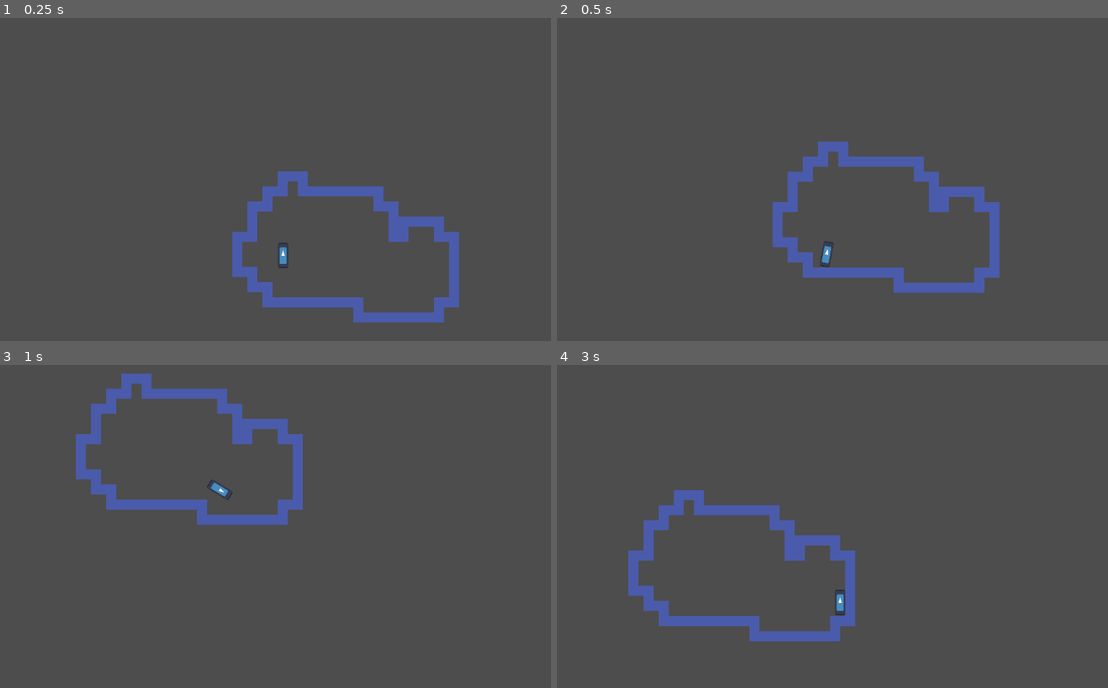
Above: before the commit, frames 1-4 (two rows, left to right).
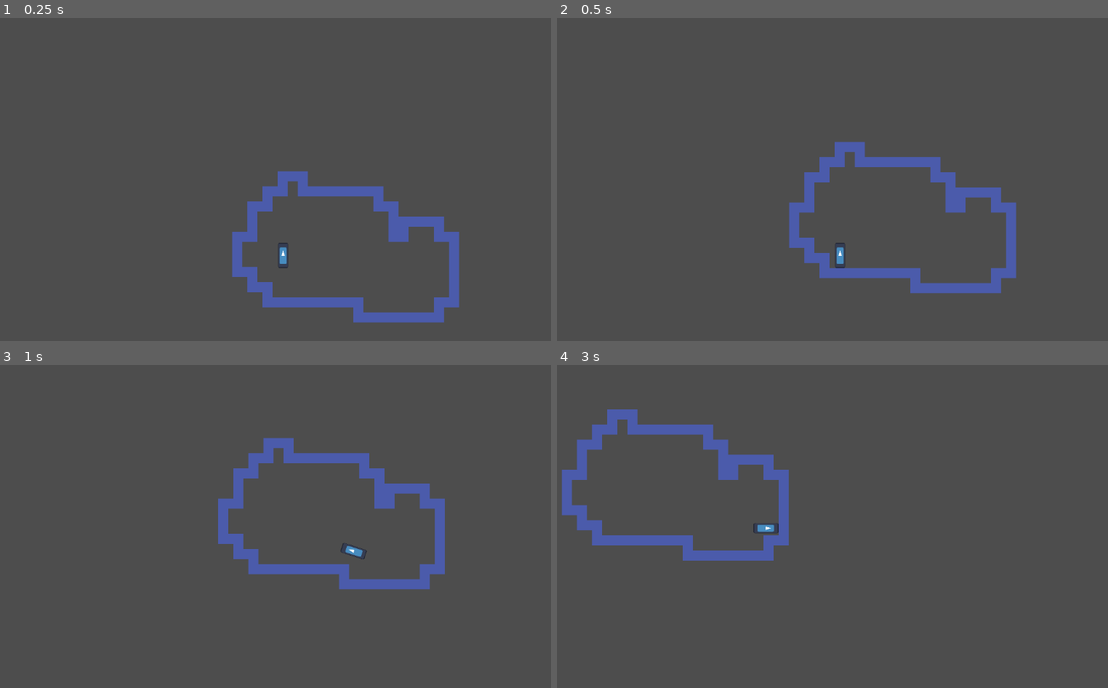
Above: after the commit, the same moments.

Repository: EGJ-25-Double/Platformer
Game: Godot game, scene res://map/Map.tscn
Two runs of this game, one before a commit and one after it. Both use one fixed random seed, a clock stepped at 60 frames per second and the inputs below. The engine's default icon, where the game draws it, is replaced by a stand-in: a white triangle on a blue panel in a dark square.
Inputs:
- Up to frame 1 (0.25 s): no input
- Up to frame 2 (0.5 s): no input
- Up to frame 3 (1 s): hold D (move_right) from 0.53 s (still down)
- Up to frame 4 (3 s): release D (move_right) at 1.28 s; hold A (move_left) 1.28-2.03 s; hold D (move_right) from 2.03 s (still down)

Frame 1 is identical in both runs. In frame 2, 4.8% of the frame differs, in the area x 39-84%, y 38-86%; in frame 3, 8.5%; in frame 4, 8.5%, in the area x 0-55%, y 13-86%.

Commit message:
fix map collision

Diff:
--- a/map/map.tres
+++ b/map/map.tres
@@ -8,41 +8,49 @@
 texture_region_size = Vector2i(3, 3)
 0:0/0 = 0
 0:0/0/terrain_set = 0
-0:0/0/physics_layer_0/polygon_0/points = PackedVector2Array(-1.5, -1.5, 0.487911, -1.5, 0.488281, 1.5, -1.5, 1.5)
+0:0/0/physics_layer_0/polygon_0/points = PackedVector2Array(-1.5, -1.5, 0.5, -1.5, 0.5, 1.5, -1.5, 1.5)
+0:0/0/physics_layer_0/polygon_0/one_way_margin = 0.0
 0:0/0/terrains_peering_bit/right_side = 0
 0:0/0/terrains_peering_bit/bottom_right_corner = 0
 0:0/0/terrains_peering_bit/top_right_corner = 0
 1:0/0 = 0
 1:0/0/terrain_set = 0
-1:0/0/physics_layer_0/polygon_0/points = PackedVector2Array(-1.5, -0.501412, 1.5, -0.476562, 1.5, 1.5, -1.5, 1.5)
+1:0/0/physics_layer_0/polygon_0/points = PackedVector2Array(-1.5, 1.5, -1.5, -0.5, 1.5, -0.5, 1.5, 1.5)
+1:0/0/physics_layer_0/polygon_0/one_way_margin = 0.0
 1:0/0/terrains_peering_bit/top_left_corner = 0
 1:0/0/terrains_peering_bit/top_side = 0
 1:0/0/terrains_peering_bit/top_right_corner = 0
 2:0/0 = 0
 2:0/0/terrain_set = 0
-2:0/0/physics_layer_0/polygon_0/points = PackedVector2Array(-1.5, -1.5, 0.470202, -1.5, 0.488462, -0.493027, 1.5, -0.493027, 1.5, 1.5, -1.5, 1.5)
+2:0/0/physics_layer_0/polygon_0/points = PackedVector2Array(1.5, 1.5, -1.5, 1.5, -1.5, -1.5, 0.5, -1.5, 0.5, -0.5, 1.5, -0.5)
+2:0/0/physics_layer_0/polygon_0/one_way_margin = 0.0
 2:0/0/terrains_peering_bit/top_right_corner = 0
 3:0/0 = 0
 3:0/0/terrain_set = 0
-3:0/0/physics_layer_0/polygon_0/points = PackedVector2Array(-1.5, -0.465636, -0.488462, -0.502157, -0.488462, -1.5, 1.5, -1.5, 1.5, 1.5, -1.5, 1.5)
+3:0/0/physics_layer_0/polygon_0/points = PackedVector2Array(1.5, -1.5, 1.5, 1.5, -1.5, 1.5, -1.5, -0.5, -0.5, -0.5, -0.5, -1.5)
+3:0/0/physics_layer_0/polygon_0/one_way_margin = 0.0
 3:0/0/terrains_peering_bit/top_left_corner = 0
 4:0/0 = 0
 4:0/0/terrain_set = 0
-4:0/0/physics_layer_0/polygon_0/points = PackedVector2Array(-1.5, -1.5, 1.5, -1.5, 1.5, 0.520417, 0.479332, 0.493027, 0.497592, 1.5, -1.5, 1.5)
+4:0/0/physics_layer_0/polygon_0/points = PackedVector2Array(-1.5, 1.5, -1.5, -1.5, 1.5, -1.5, 1.5, 0.5, 0.5, 0.5, 0.5, 1.5)
+4:0/0/physics_layer_0/polygon_0/one_way_margin = 0.0
 4:0/0/terrains_peering_bit/bottom_right_corner = 0
 5:0/0 = 0
 5:0/0/terrain_set = 0
-5:0/0/physics_layer_0/polygon_0/points = PackedVector2Array(-1.5, -1.5, 1.5, -1.5, 1.5, 1.5, -0.506722, 1.5, -0.515852, 0.520417, -1.5, 0.520417)
+5:0/0/physics_layer_0/polygon_0/points = PackedVector2Array(-1.5, -1.5, 1.5, -1.5, 1.5, 1.5, -0.5, 1.5, -0.5, 0.5, -1.5, 0.5)
+5:0/0/physics_layer_0/polygon_0/one_way_margin = 0.0
 5:0/0/terrains_peering_bit/bottom_left_corner = 0
 6:0/0 = 0
 6:0/0/terrain_set = 0
-6:0/0/physics_layer_0/polygon_0/points = PackedVector2Array(-0.497592, -1.5, 1.5, -1.5, 1.5, 1.5, -0.506722, 1.5)
+6:0/0/physics_layer_0/polygon_0/points = PackedVector2Array(1.5, 1.5, -0.5, 1.5, -0.5, -1.5, 1.5, -1.5)
+6:0/0/physics_layer_0/polygon_0/one_way_margin = 0.0
 6:0/0/terrains_peering_bit/bottom_left_corner = 0
 6:0/0/terrains_peering_bit/left_side = 0
 6:0/0/terrains_peering_bit/top_left_corner = 0
 7:0/0 = 0
 7:0/0/terrain_set = 0
-7:0/0/physics_layer_0/polygon_0/points = PackedVector2Array(-1.5, -1.5, 1.5, -1.5, 1.5, 0.502157, -1.5, 0.493027)
+7:0/0/physics_layer_0/polygon_0/points = PackedVector2Array(1.5, -1.5, 1.5, 0.5, -1.5, 0.5, -1.5, -1.5)
+7:0/0/physics_layer_0/polygon_0/one_way_margin = 0.0
 7:0/0/terrains_peering_bit/bottom_right_corner = 0
 7:0/0/terrains_peering_bit/bottom_side = 0
 7:0/0/terrains_peering_bit/bottom_left_corner = 0
@@ -51,7 +59,7 @@
 8:0/0/physics_layer_0/polygon_0/points = PackedVector2Array(-1.5, -1.5, 1.5, -1.5, 1.5, 1.5, -1.5, 1.5)
 9:0/0 = 0
 9:0/0/terrain_set = 0
-9:0/0/physics_layer_0/polygon_0/points = PackedVector2Array(-0.500348, -0.482468, 1.5, -0.481756, 1.47282, 1.5, -0.500348, 1.5)
+9:0/0/physics_layer_0/polygon_0/points = PackedVector2Array(-0.5, -0.5, 1.5, -0.5, 1.5, 1.5, -0.5, 1.5)
 9:0/0/physics_layer_0/polygon_0/one_way_margin = 0.0
 9:0/0/terrains_peering_bit/bottom_left_corner = 0
 9:0/0/terrains_peering_bit/left_side = 0
@@ -60,7 +68,7 @@
 9:0/0/terrains_peering_bit/top_right_corner = 0
 10:0/0 = 0
 10:0/0/terrain_set = 0
-10:0/0/physics_layer_0/polygon_0/points = PackedVector2Array(0.482468, -0.500348, 0.481756, 1.5, -1.5, 1.47282, -1.5, -0.500348)
+10:0/0/physics_layer_0/polygon_0/points = PackedVector2Array(0.5, -0.5, 0.5, 1.5, -1.5, 1.5, -1.5, -0.5)
 10:0/0/physics_layer_0/polygon_0/one_way_margin = 0.0
 10:0/0/terrains_peering_bit/right_side = 0
 10:0/0/terrains_peering_bit/bottom_right_corner = 0
@@ -69,7 +77,7 @@
 10:0/0/terrains_peering_bit/top_right_corner = 0
 11:0/0 = 0
 11:0/0/terrain_set = 0
-11:0/0/physics_layer_0/polygon_0/points = PackedVector2Array(-0.482468, 0.500348, -0.481756, -1.5, 1.5, -1.47282, 1.5, 0.500348)
+11:0/0/physics_layer_0/polygon_0/points = PackedVector2Array(-0.5, 0.5, -0.5, -1.5, 1.5, -1.5, 1.5, 0.5)
 11:0/0/physics_layer_0/polygon_0/one_way_margin = 0.0
 11:0/0/terrains_peering_bit/bottom_right_corner = 0
 11:0/0/terrains_peering_bit/bottom_side = 0
@@ -78,7 +86,7 @@
 11:0/0/terrains_peering_bit/top_left_corner = 0
 12:0/0 = 0
 12:0/0/terrain_set = 0
-12:0/0/physics_layer_0/polygon_0/points = PackedVector2Array(0.500348, 0.482468, -1.5, 0.481756, -1.47282, -1.5, 0.500348, -1.5)
+12:0/0/physics_layer_0/polygon_0/points = PackedVector2Array(0.5, 0.5, -1.5, 0.5, -1.5, -1.5, 0.5, -1.5)
 12:0/0/physics_layer_0/polygon_0/one_way_margin = 0.0
 12:0/0/terrains_peering_bit/right_side = 0
 12:0/0/terrains_peering_bit/bottom_right_corner = 0
